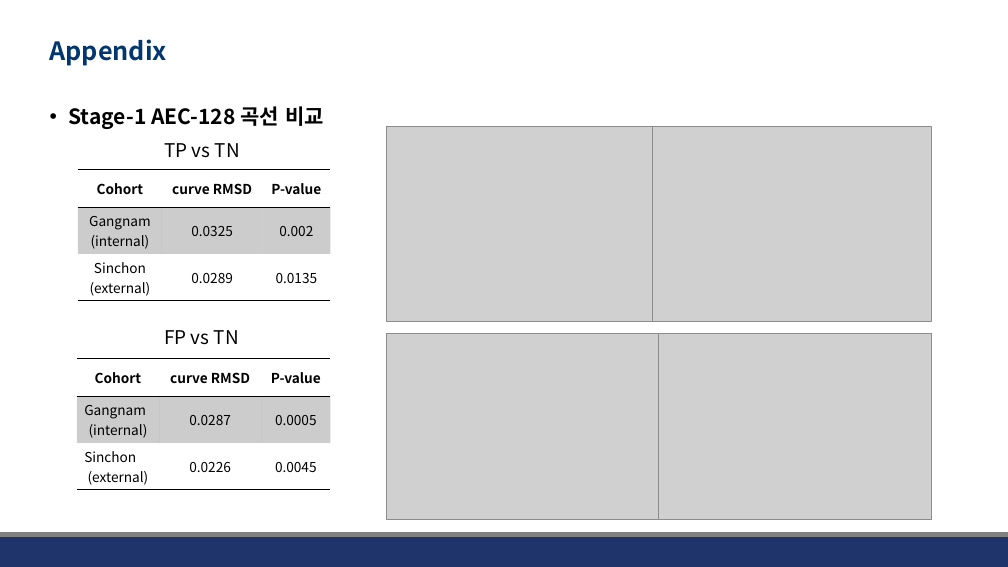
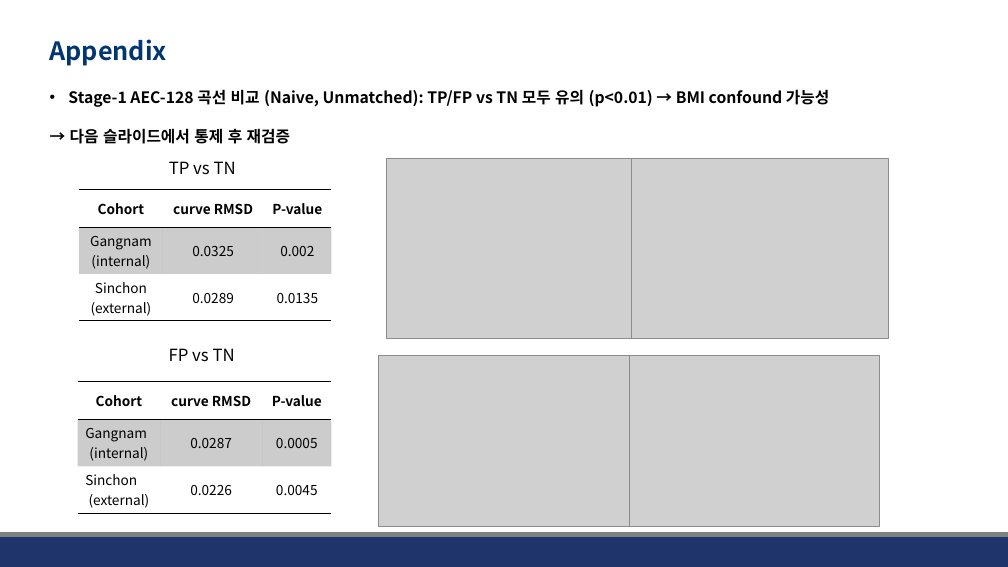
Before and after one commit to JHWannabe/Clinical_Study, a slide deck: slide 12 of docs/260724_Results_of_Residual_Algorithm.pptx (slide 14 before the commit). Drawn at 1008x567 pixels with LibreOffice and Linux fonts; fonts in the diff are those of the drawing; grey boxes stand for pictures; background and template pictures are left out. Boxes give left, top, right and bottom in pixels: in the first picture for what was removed or moved away, otherwise in the second. Text is boxed around its words. In the diff, an @@ line names an element or a change of style, - is before the commit and + after.

```diff
--- a/docs/260724_Results_of_Residual_Algorithm.pptx
+++ b/docs/260724_Results_of_Residual_Algorithm.pptx
@@ text at (68,89,829,144): text changed; size 20 to 15 pt @@
-• Stage-1 AEC-128 곡선 비교
+• Stage-1 AEC-128 곡선 비교 (Naive, Unmatched): TP/FP vs TN 모두 유의 (p<0.01) → BMI confound 가능성
+→ 다음 슬라이드에서 통제 후 재검증
@@ text "TP vs TN" at (169,161,236,175): size 18 to 16 pt @@
@@ picture: place and size @@
-picture at (386,126,665,321)
+picture at (386,159,644,339)
@@ picture: place and size @@
-picture at (653,126,932,321)
+picture at (631,159,889,339)
@@ 2 texts, 1 table: place and size @@
-2 texts, 1 table at (78,143,330,345)
+2 texts, 1 table at (79,161,331,362)
@@ text "FP vs TN" at (169,348,235,362): size 18 to 16 pt @@
@@ picture: place and size @@
-picture at (386,333,659,520)
+picture at (379,355,629,526)
@@ picture: place and size @@
-picture at (659,333,931,520)
+picture at (629,355,879,526)
@@ table: place and size @@
-table at (77,358,331,489)
+table at (78,382,332,512)
```
Also in this commit, not shown: 8 other slides changed, 2 slides added, 4 slides removed, 25 other files.
